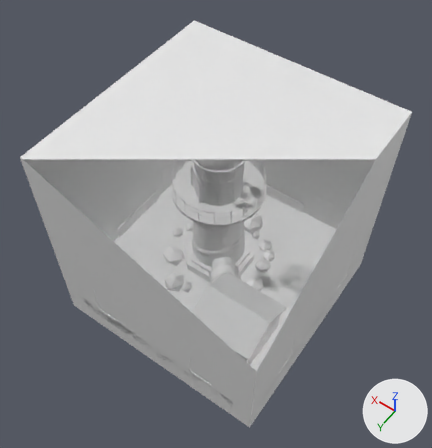
An edit to the FBX model SpaceStation/Assets/_Project/Art/Models/Interior/SM_Interior_EvoShieldDome.fbx, drawn before and after from the same camera.
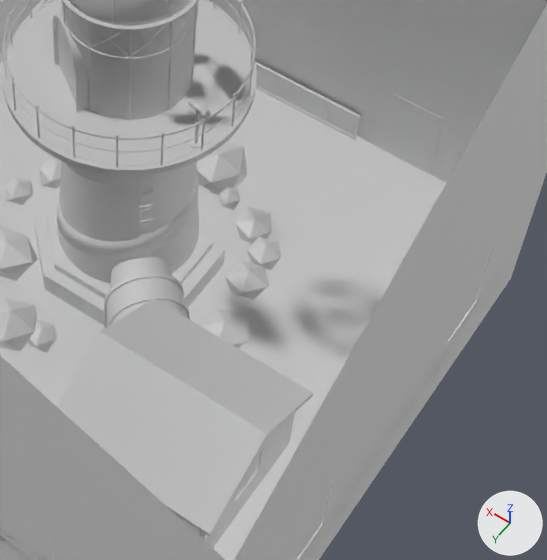
The first picture shows the older version from a 50 mm camera at (-18.2, 16.5, 35.5) aimed at (-3.8, -3.7, 3.9). The close-ups show the older and then the newer version on the part from 40% to 87% of the width and 36% to 82% of the height of that picture. Only the edits that show in the close-ups are written down. The axes (+X, +Y, +Z) are drawn at lower right. The lights are the same throughout. Everything nearer to the camera than a plane just in front of the edit is cut away. Where no turn or scale is listed for an object, it has been applied to the vertices. Vertices at exactly the same position are counted once.

The older version as bpy lines, for what is in view:
```python
ob_int_evoshielddome_glass = bpy.data.objects.new('INT_EvoShieldDome_Glass', me_int_evoshielddome_glass)
ob_int_evoshielddome_glass.location = (0.0, 0.0, 0.0)
ob_int_evoshielddome_low = bpy.data.objects.new('INT_EvoShieldDome_Low', me_int_evoshielddome_low)
ob_int_evoshielddome_low.location = (0.0, 0.0, 0.0)
ob_int_evoshielddome_shell = bpy.data.objects.new('INT_EvoShieldDome_Shell', me_int_evoshielddome_shell)
ob_int_evoshielddome_shell.location = (0.0, 0.0, 0.0)
# also in view: 'INT_EvoShieldDome_Sky' at (-4.0, -4.0, 4.0); 'INT_EvoShieldDome_Curtain' at (-5.2, -1.1, 3.4)
```
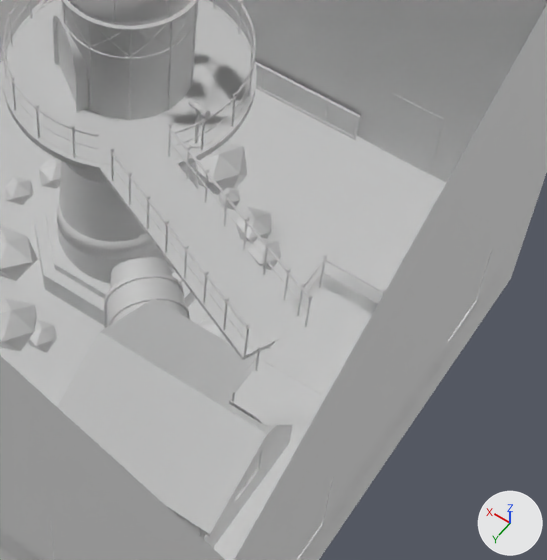
Edits to the bpy script that builds the scene:
```text
Change me_int_evoshielddome_shell:
    remove me_int_evoshielddome_shell.from_pydata(...)  # 23359 vertices, 44826 faces; spans x -11.9..4.0, y -11.9..4.0, z -2.5..11.5
    add me_int_evoshielddome_shell.from_pydata(...)  # 24891 vertices, 47674 faces; spans x -11.9..4.0, y -11.9..4.0, z -2.5..11.5
    me_int_evoshielddome_shell part 3: the loose piece of 16 vertices spanning x -4.1, y -3.6..-3.5, z 6.1..9.4 is copied, and the copy is multiplied about its middle by the matrix ((-0.71, 0.263, -1.555), (-1.555, 0.168, 0.738), (0.263, 1.702, 0.168)), then moved by (-3.3, 3.0, -0.3); it spans x -10.0..-4.9, y -1.8..0.7, z 7.2..7.8
    me_int_evoshielddome_shell part 4: the loose piece of 16 vertices spanning x -4.7, y -2.2, z 6.1..7.1 is moved by (-0.2, 0.5, 0.1)
    me_int_evoshielddome_shell part 5: the loose piece of 16 vertices spanning x -5.5, y -2.9, z 6.1..7.1 is moved by (-0.1, 1.5, 0.2)
    me_int_evoshielddome_shell part 6: a new loose piece, an 8-sided cylinder along z spanning x -6.378..-6.33, y -1.091..-1.043, z 6.324..7.384, in mat_evo2trim (white #e7e7e7)
    me_int_evoshielddome_shell part 7: a new loose piece, an 8-sided cylinder along z spanning x -7.113..-7.065, y -0.742..-0.694, z 6.397..7.457, in mat_evo2trim (white #e7e7e7)
    me_int_evoshielddome_shell part 8: a new loose piece, an 8-sided cylinder along z spanning x -7.847..-7.8, y -0.393..-0.345, z 6.47..7.53, in mat_evo2trim (white #e7e7e7)
    me_int_evoshielddome_shell part 9: a new loose piece, an 8-sided cylinder along z spanning x -8.582..-8.535, y -0.044..0.004, z 6.545..7.605, in mat_evo2trim (white #e7e7e7)
    me_int_evoshielddome_shell part 10: a new loose piece, an 8-sided cylinder along z spanning x -9.317..-9.27, y 0.305..0.352, z 6.619..7.679, in mat_evo2trim (white #e7e7e7)
    me_int_evoshielddome_shell part 11: a new loose piece, an 8-sided cylinder along z spanning x -10.052..-10.005, y 0.654..0.701, z 6.694..7.754, in mat_evo2trim (white #e7e7e7)
    me_int_evoshielddome_shell part 12: the loose piece of 16 vertices spanning x -4.1, y -3.6..-3.5, z 6.1..9.4 is copied, and the copy is multiplied about its middle by the matrix ((-0.71, 0.263, -1.555), (-1.555, 0.168, 0.738), (0.263, 1.702, 0.168)), then moved by (-4.0, 1.6, -0.3); it spans x -10.7..-5.5, y -3.1..-0.7, z 7.2..7.8
    me_int_evoshielddome_shell part 13: a new loose piece, an 8-sided cylinder along z spanning x -5.551..-5.503, y -3.143..-3.096, z 6.199..7.259, in mat_evo2trim (white #e7e7e7)
    me_int_evoshielddome_shell part 14: a new loose piece, an 8-sided cylinder along z spanning x -6.286..-6.238, y -2.795..-2.747, z 6.255..7.315, in mat_evo2trim (white #e7e7e7)
    me_int_evoshielddome_shell part 15: a new loose piece, an 8-sided cylinder along z spanning x -7.021..-6.973, y -2.446..-2.398, z 6.324..7.384, in mat_evo2trim (white #e7e7e7)
    me_int_evoshielddome_shell part 16: a new loose piece, an 8-sided cylinder along z spanning x -7.756..-7.708, y -2.097..-2.049, z 6.397..7.457, in mat_evo2trim (white #e7e7e7)
    me_int_evoshielddome_shell part 17: a new loose piece, an 8-sided cylinder along z spanning x -8.491..-8.443, y -1.748..-1.7, z 6.47..7.53, in mat_evo2trim (white #e7e7e7)
    me_int_evoshielddome_shell part 18: a new loose piece, an 8-sided cylinder along z spanning x -9.226..-9.178, y -1.399..-1.351, z 6.545..7.605, in mat_evo2trim (white #e7e7e7)
    me_int_evoshielddome_shell part 19: 4 vertices moved from x -4.5..-4.4, y -2.1, z 6.7..7.2 to x -4.3, y -2.1..-2.0, z 6.7..7.2; 83 vertices removed from x -5.6..-4.5, y -3.1..-2.1, z 6.7..7.2; 767 vertices added at x -11.9..-4.3, y -3.4..1.8, z 5.8..7.9
    other edits to the shape of me_int_evoshielddome_shell do not show in these pictures
Change me_int_evoshielddome_low:
    verts and faces of me_int_evoshielddome_low; kept vertices keep their numbers, new ones are numbered from 630
    remove me_int_evoshielddome_low.from_pydata(...)  # 630 vertices, 337 faces; spans x -11.8..3.8, y -11.8..3.8, z -1.3..6.1
    add me_int_evoshielddome_low.from_pydata(...)  # 646 vertices, 349 faces; spans x -11.9..3.8, y -11.8..3.8, z -1.3..6.7
    me_int_evoshielddome_low part 1: a new loose piece, a box spanning x -11.9..-10.4, y -0.55..0.55, z 6.7..6.712, in mat_evo2path (white #e7e7e7)
    me_int_evoshielddome_low part 2
    add verts[630] = (-10.1, 0.5, 6.7)  # pixel (253, 351)
    add verts[631] = (-10.1, 0.5, 6.7)  # pixel (253, 352)
    add verts[632] = (-10.6, -0.5, 6.7)  # pixel (297, 329)
    add verts[633] = (-10.6, -0.5, 6.7)  # pixel (297, 330)
    add for new, old in zip([*range(634, 638)], [*range(630, 634)]): verts[new] = verts[old] + (5.4, -2.6, -0.6)
    add faces += [(630, 632, 636, 634), (631, 635, 637, 633), (634, 636, 637, 635), (632, 633, 637, 636), (630, 631, 633, 632), (630, 634, 635, 631)]  # mat_evo2path (white #e7e7e7)
```

Location of each change, (x1, y1, x2, y2) in pixels of the close-ups (547 x 560 px; the box of a moved part takes in the faces that stretch with it):
part 1 of me_int_evoshielddome_low, added: after (263, 324, 348, 398)
part 2 of me_int_evoshielddome_low, added: after (160, 211, 291, 352)
part 3 of me_int_evoshielddome_shell, added: after (111, 153, 247, 329)
part 4 of me_int_evoshielddome_shell, moved or reshaped: before (116, 139, 118, 168); after (111, 152, 114, 182)
part 5 of me_int_evoshielddome_shell, moved or reshaped: before (161, 137, 164, 165); after (129, 176, 131, 205)
part 6 of me_int_evoshielddome_shell, added: after (147, 199, 149, 229)
part 7 of me_int_evoshielddome_shell, added: after (165, 224, 168, 253)
part 8 of me_int_evoshielddome_shell, added: after (184, 250, 187, 278)
part 9 of me_int_evoshielddome_shell, added: after (203, 276, 207, 303)
part 10 of me_int_evoshielddome_shell, added: after (223, 303, 228, 330)
part 11 of me_int_evoshielddome_shell, added: after (244, 329, 249, 357)
part 12 of me_int_evoshielddome_shell, added: after (169, 128, 309, 299)
part 13 of me_int_evoshielddome_shell, added: after (168, 127, 171, 157)
part 14 of me_int_evoshielddome_shell, added: after (186, 150, 190, 179)
part 15 of me_int_evoshielddome_shell, added: after (205, 173, 208, 203)
part 16 of me_int_evoshielddome_shell, added: after (223, 199, 228, 226)
part 17 of me_int_evoshielddome_shell, added: after (243, 223, 247, 250)
part 18 of me_int_evoshielddome_shell, added: after (263, 248, 268, 275)
part 19 of me_int_evoshielddome_shell, built on: before (94, 132, 174, 152); after (94, 129, 386, 425)
